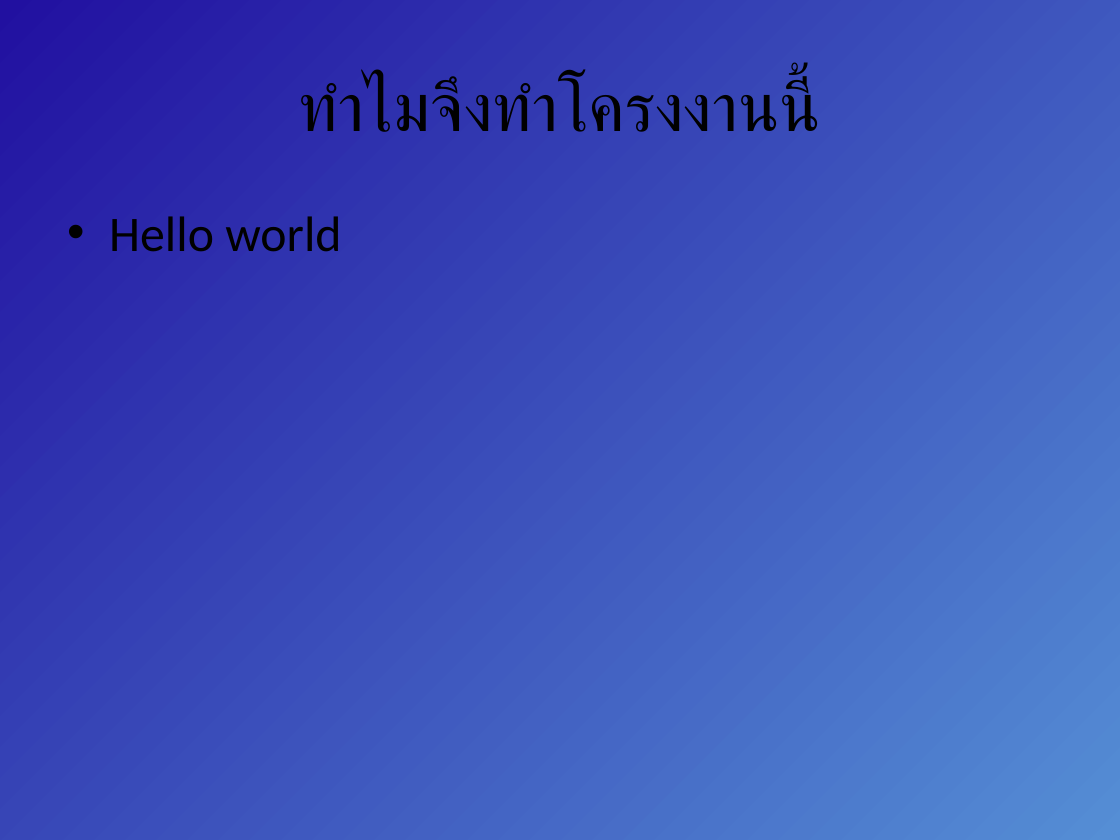
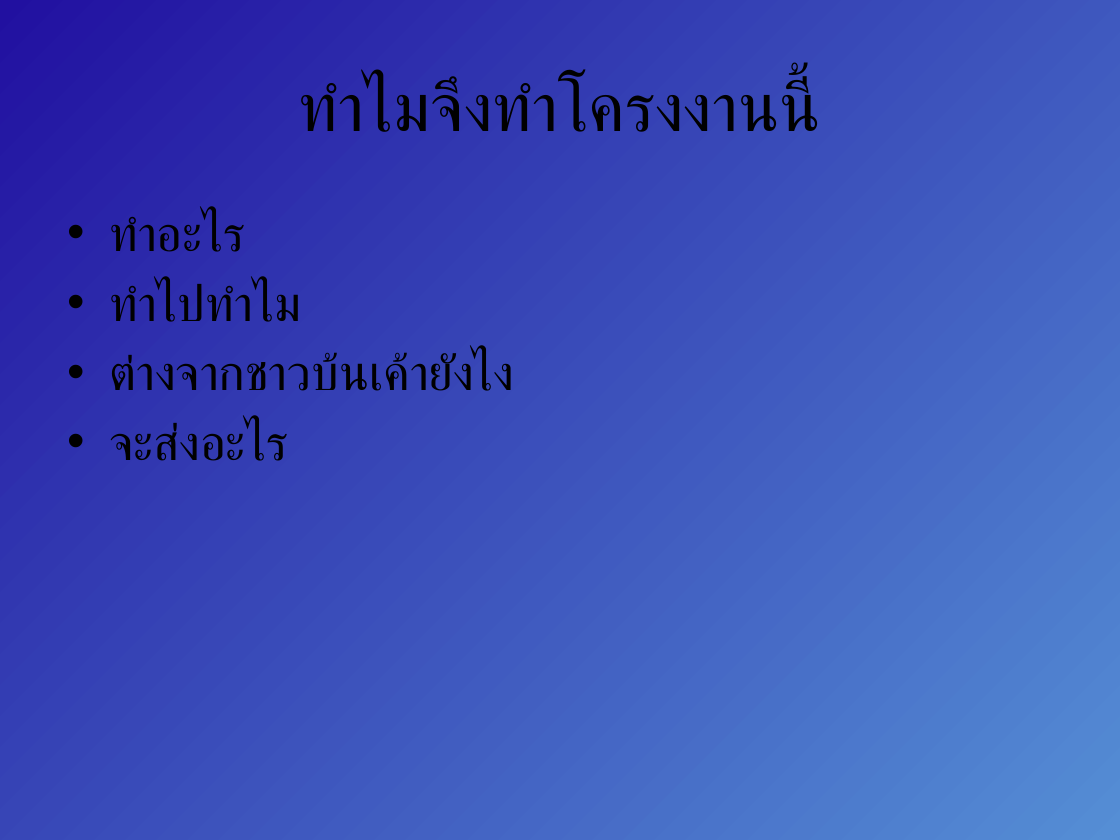
Before and after one commit to amfeelgood/Senior_Project, a slide deck: slide 2 of Doc/ProjectPresentation1.pptx. Drawn at 1120x840 pixels with LibreOffice and Linux fonts; fonts in the diff are those of the drawing. Boxes give left, top, right and bottom in pixels: in the first picture for what was removed or moved away, otherwise in the second. Text is boxed around its words. In the diff, an @@ line names an element or a change of style, - is before the commit and + after.

```diff
--- a/Doc/ProjectPresentation1.pptx
+++ b/Doc/ProjectPresentation1.pptx
@@ text at [109, 213, 514, 461]: text changed @@
-• Hello world
+• ทำอะไร
+• ทำไปทำไม
+• ต่างจากชาวบ้นเค้ายังไง
+• จะส่งอะไร
```
Also in this commit, not shown: 1 other slide changed, 3 slides added.
